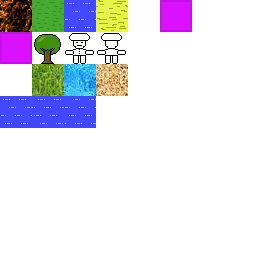
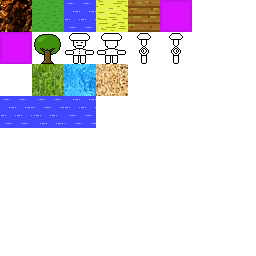
The second 256 x 256 image is a revision of the first. Changes to its layers:
painted on "Layer #2" over (128, 0, 183, 64)
